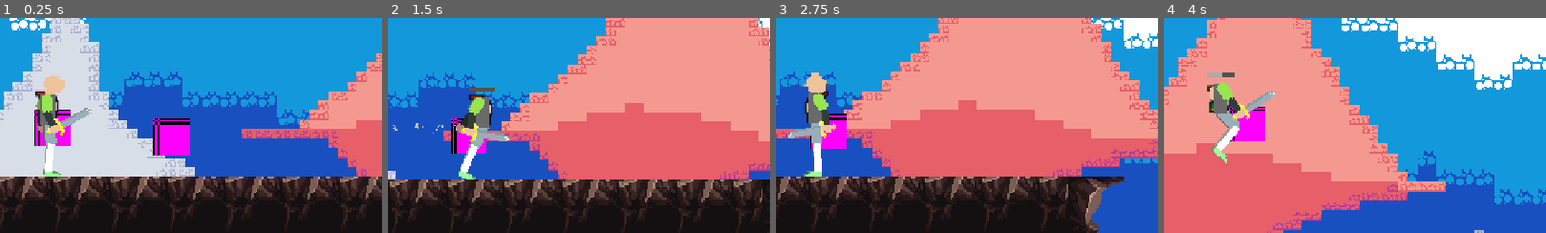
Above: before the commit, frames 1-4 (left to right).
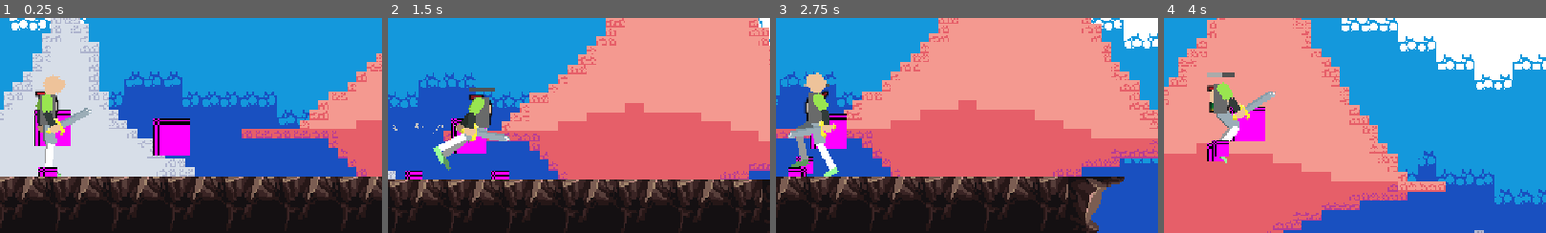
Above: after the commit, the same moments.

Repository: ToastedTeam/CaveGame
Game: Godot game, scene res://scenes/main/main.tscn
Same seed, same stepped clock (60 frames per second), same inputs: the game is played once before the commit and once after it. The engine's default icon, where the game draws it, is replaced by a stand-in: a white triangle on a blue panel in a dark square.
Inputs:
- Up to frame 1 (0.25 s): no input
- Up to frame 2 (1.5 s): tap Enter (ui_accept) at 0.5 s; hold Right (player_move_right) from 0.53 s (still down); tap A (player_attack) at 0.6 s; tap Up (player_jump) at 0.77 s; tap D (player_dash) at 1.35 s
- Up to frame 3 (2.75 s): tap Up (player_jump) at 1.52 s; release Right (player_move_right) at 2.03 s; hold Left (player_move_left) from 2.03 s (still down); tap A (player_attack) at 2.1 s
- Up to frame 4 (4 s): release Left (player_move_left) at 2.78 s; hold Right (player_move_right) from 2.78 s (still down); tap D (player_dash) at 2.85 s; tap Up (player_jump) at 3.02, 3.77 s; tap A (player_attack) at 3.6 s
The pictures show only the part of the screen within x 48-98%, y 11-61%; the shares and areas given below are measured in that part.

The runs differ from the first frame. In frame 1, 0.2% of the frame differs, in the area x 10-15%, y 32-74%; in frame 2, 1.5%, in the area x 4-32%, y 51-76%; in frame 3, 1.5%; in frame 4, 0.5%.

Commit message:
Implement a walking animation. Note: even if the player can't move and is grounded, the animation will push his legs toward the intended direction. It's kinda funny.

Diff:
--- a/entities/player/player.tscn
+++ b/entities/player/player.tscn
@@ -362,10 +362,13 @@
 
 [node name="flipHandler" type="Node2D" parent="Skeleton/hip/torso/head"]
 
-[node name="RemoteTransform2D" type="RemoteTransform2D" parent="Skeleton/hip/torso/head/flipHandler"]
-position = Vector2(0.00109005, -6.0064)
-remote_path = NodePath("../../../../../../sprites/TestplayerHead")
-update_scale = false
+[node name="RemoteTransform2DExtended" type="Node2D" parent="Skeleton/hip/torso/head/flipHandler" node_paths=PackedStringArray("node")]
+position = Vector2(0, -6)
+script = ExtResource("7_j3ovn")
+node = NodePath("../../../../../../sprites/TestplayerHead")
+Position = true
+Rotation = true
+metadata/_custom_type_script = "uid://eji52ig0w3g5"
 
 [node name="shoulder_r" type="Bone2D" parent="Skeleton/hip/torso"]
 visible = false
@@ -579,7 +582,7 @@
 texture = ExtResource("7_26q78")
 
 [node name="TestplayerHead" type="Sprite2D" parent="sprites"]
-position = Vector2(0.517606, -21.9828)
+position = Vector2(0.51597, -21.9765)
 rotation = 0.0861189
 scale = Vector2(0.999799, 0.999799)
 texture = ExtResource("8_7thud")
--- a/entities/player/player_ik_animator.gd
+++ b/entities/player/player_ik_animator.gd
@@ -4,6 +4,8 @@
 
 @export var player: PlayerCharacter;
 @export var animationPlayer: AnimationPlayer;
+
+@export var maxFootDistanceFromTarget = 100;
 
 @export_category("IK Inhibitors")
 @export var inhibitFH: bool;
@@ -14,6 +16,11 @@
 var hip: Bone2D;
 var hand: RemoteTransform2DExtended;
 var lastDirection = 1;
+
+var FFTargetPos: Node2D;
+var BFTargetPos: Node2D;
+var FHTargetPos: Node2D;
+var BHTargetPos: Node2D;
 
 var default_states = {}
 func Attack_Melee() -> void:
@@ -44,7 +51,7 @@
 		animationPlayer.get_parent().scale.x = -1 if flipped else 1
 	pass
 
-func _Hijack_Player_IK() -> void:
+func _Get_Player_Params() -> void:
 	var skeleton: Skeleton2D = player.get_node("Skeleton")
 	var modificationStack: SkeletonModificationStack2D = skeleton.get_modification_stack()
 	for idx in modificationStack.modification_count:
@@ -54,10 +61,16 @@
 	hand = skeleton.find_child("Hand", true, false)
 	default_states["hand_rot"] = hand.rotation_degrees;
 
+
 func _ready() -> void:
 	if Engine.is_editor_hint():
 		return
-	_Hijack_Player_IK()
+	_Get_Player_Params()
+	var animParent = animationPlayer.get_parent()
+	FFTargetPos = animParent.find_child("FFTarget_pos")
+	BFTargetPos = animParent.find_child("BFTarget_pos")
+	FHTargetPos = animParent.find_child("FHTarget_pos")
+	BHTargetPos = animParent.find_child("BHTarget_pos")
 	pass
 
 func _Flip_All_Sprites(flipped: bool, base: Node2D = player.get_node("sprites")) -> void:
@@ -67,24 +80,78 @@
 		sprite.scale.x = -1 if flipped else 1;
 	pass
 
+var shouldMoveFF = false;
+var FF_t = 0.0
+var FF_duration = 0.2;
+var FF_originalPos: Vector2;
+
+var shouldMoveBF = false;
+var BF_t = 0.0;
+var BF_duration = 0.2;
+var BF_originalPos: Vector2;
+
+var last_grounded = true;
+
 func _physics_process(delta: float) -> void:
 	if Engine.is_editor_hint():
 		return
 	if hip == null:
 		hip = player.get_node("Skeleton/hip")
 	else:
-		var space_state = get_world_2d().direct_space_state
-		var query = PhysicsRayQueryParameters2D.create(hip.global_position, hip.global_position + Vector2(0, 35))
-		query.collision_mask = 0b00000000_00000000_00000000_00000001;
-		var result = space_state.intersect_ray(query)
-		if result:
-			$BFTarget.global_position = result.position;
-			$FFTarget.global_position = result.position;
-		else:
-			$BFTarget.global_position = hip.global_position + Vector2(0, 20);
-			$FFTarget.global_position = hip.global_position + Vector2(0, 20);
+		var grounded = player.is_on_floor()
+		var just_grounded = grounded and !last_grounded;
+		# Find where to put player's feet
+		if grounded:
+			var space_state = get_world_2d().direct_space_state
+			var query = PhysicsRayQueryParameters2D.create(hip.global_position, hip.global_position + Vector2(0, 35))
+			query.collision_mask = 0b00000000_00000000_00000000_00000001;
+			var result = space_state.intersect_ray(query)
+			if result: # If there's ground below, we set it to the ground
+				FFTargetPos.global_position = result.position + Vector2(player.currentDirection*10, 0);
+				BFTargetPos.global_position = result.position + Vector2(player.currentDirection*10, 0);
+		else: # Otherwise, we make the player curl up a little bit
+			FFTargetPos.global_position = hip.global_position + Vector2(0, 20);
+			BFTargetPos.global_position = hip.global_position + Vector2(0, 20);
 			pass
 		pass
+		if abs($FFTarget.global_position.x - FFTargetPos.global_position.x) > maxFootDistanceFromTarget and !shouldMoveBF:
+			shouldMoveFF = true;
+			FF_originalPos = $FFTarget.global_position;
+
+		if abs($BFTarget.global_position.x - BFTargetPos.global_position.x) > maxFootDistanceFromTarget and !shouldMoveFF:
+			shouldMoveBF = true;
+			BF_originalPos = $BFTarget.global_position
+			#$BFTarget.global_position = BFTargetPos.global_position
+
+		if just_grounded:
+			$FFTarget.global_position = FFTargetPos.global_position
+			$BFTarget.global_position = BFTargetPos.global_position
+
+
+		if shouldMoveFF and grounded:
+			FF_t += delta/FF_duration;
+			# interpolate in an arc, currently unimplemented
+			var positionC = (FFTargetPos.global_position + FF_originalPos)/2 + Vector2(0, -10)
+			var q0 = FF_originalPos.lerp(positionC, min(FF_t, 1.0))
+			var q1 = positionC.lerp(FFTargetPos.global_position, min(FF_t, 1.0))
+			$FFTarget.global_position = q0.lerp(q1, min(FF_t, 1.0))
+			if $FFTarget.global_position.distance_squared_to(FFTargetPos.global_position) < 10:
+				FF_t = 0;
+				shouldMoveFF = false;
+		elif !grounded:
+			$FFTarget.global_position = FFTargetPos.global_position
+		if shouldMoveBF:
+			BF_t += delta/BF_duration;
+			var positionC = (BFTargetPos.global_position + BF_originalPos)/2 + Vector2(0, -10)
+			var q0 = BF_originalPos.lerp(positionC, min(BF_t, 1.0))
+			var q1 = positionC.lerp(BFTargetPos.global_position, min(BF_t, 1.0))
+			$BFTarget.global_position = q0.lerp(q1, min(BF_t, 1.0))
+			if $BFTarget.global_position.distance_squared_to(BFTargetPos.global_position) < 10:
+				BF_t = 0;
+				shouldMoveBF = false;
+		elif !grounded:
+			$BFTarget.global_position = BFTargetPos.global_position
+
 		if !inhibitFH:
 			$FHTarget.global_position = hip.global_position + Vector2(5, 5)
 		if !inhibitBH:
@@ -95,4 +162,9 @@
 			elif player.currentDirection > 0:
 				_IK_Bones_Set_Flipped(false)
 		lastDirection = player.currentDirection
+		last_grounded = grounded
+		# NOTE: many of the position setting makes the player's limbs kinda
+		# lag behind. Now i got this accidentally, but personally I like it
+		# as it makes the movements feel a bit more organic,
+		# so it is intended :P
 	pass
--- a/scenes/main/main.tscn
+++ b/scenes/main/main.tscn
@@ -16,6 +16,9 @@
 
 [sub_resource type="PlaceholderTexture2D" id="PlaceholderTexture2D_blune"]
 size = Vector2(20, 20)
+
+[sub_resource type="PlaceholderTexture2D" id="PlaceholderTexture2D_th5th"]
+size = Vector2(10, 10)
 
 [sub_resource type="Resource" id="Resource_j3ovn"]
 script = ExtResource("4_ouso4")
@@ -1681,6 +1684,7 @@
 script = ExtResource("3_th5th")
 player = NodePath("../Player")
 animationPlayer = NodePath("../Player/targetPositions/Animation")
+maxFootDistanceFromTarget = 5
 
 [node name="LookAt" type="Marker2D" parent="PlayerIKAnimator"]
 position = Vector2(69, -19)
@@ -1690,13 +1694,16 @@
 
 [node name="BFTarget" type="Marker2D" parent="PlayerIKAnimator"]
 
+[node name="Sprite2D" type="Sprite2D" parent="PlayerIKAnimator/BFTarget"]
+texture = SubResource("PlaceholderTexture2D_th5th")
+
 [node name="FFTarget" type="Marker2D" parent="PlayerIKAnimator"]
 
 [node name="BHTarget" type="Marker2D" parent="PlayerIKAnimator"]
 position = Vector2(-5.425, -69.365)
 
 [node name="FHTarget" type="Marker2D" parent="PlayerIKAnimator"]
-position = Vector2(-5, -69.365)
+position = Vector2(0, -31)
 
 [node name="Sprite2D2" type="Sprite2D" parent="PlayerIKAnimator/FHTarget"]
 texture = SubResource("PlaceholderTexture2D_blune")
@@ -1724,8 +1731,14 @@
 [node name="FFTarget_pos" type="Marker2D" parent="Player/targetPositions"]
 position = Vector2(9, 26)
 
+[node name="Sprite2D" type="Sprite2D" parent="Player/targetPositions/FFTarget_pos"]
+texture = SubResource("PlaceholderTexture2D_th5th")
+
 [node name="BFTarget_pos" type="Marker2D" parent="Player/targetPositions"]
 position = Vector2(-16, 22)
+
+[node name="Sprite2D" type="Sprite2D" parent="Player/targetPositions/BFTarget_pos"]
+texture = SubResource("PlaceholderTexture2D_th5th")
 
 [node name="BHTarget_pos" type="Marker2D" parent="Player/targetPositions"]
 position = Vector2(-3.835, 10)
Not shown: 1 places in scenes/main/main.tscn that only renumber resources
